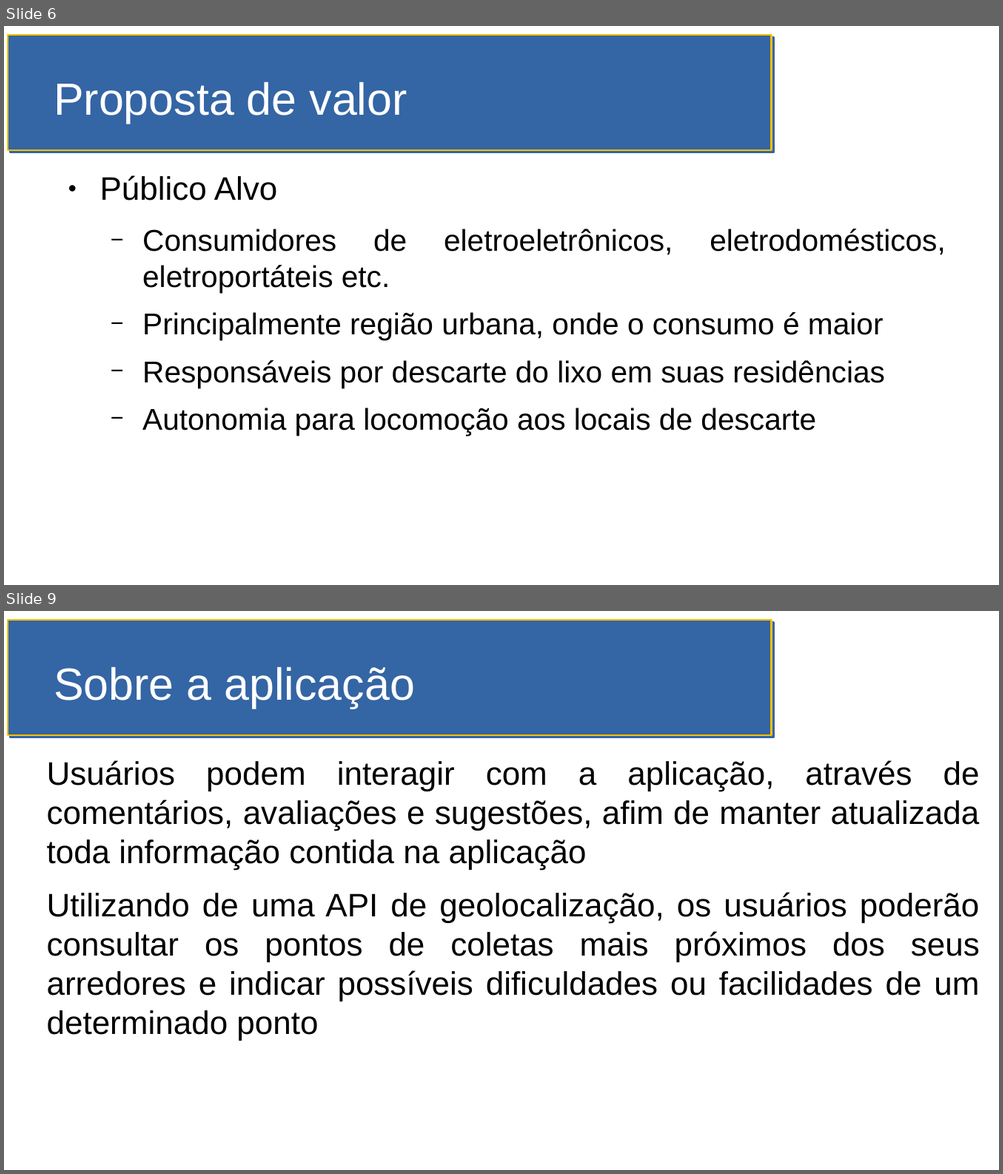
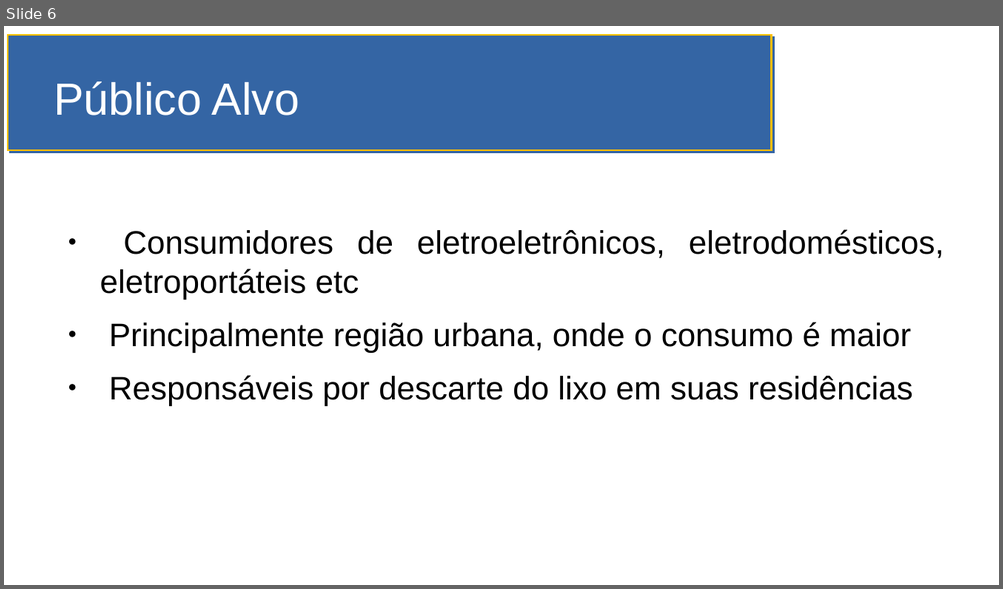
Before and after one commit to MBA-Impacta/mvp-coleta-consciente-descricao, a slide deck: SlidesMVP.odp. Shown one above the other, each under a label of ours: slides 6 and 9 before the commit, slide 6 after it; the slides between them are not shown. The pictures are 1003x1174 and 1003x589 pixels, drawn with LibreOffice and Linux fonts; fonts in the diff are those of the drawing. Boxes give left, top, right and bottom in pixels: in the first picture for what was removed or moved away, otherwise in the second. Text is boxed around its words. In the diff, an @@ line names an element or a change of style, - is before the commit and + after.

```diff
--- a/SlidesMVP.odp
+++ b/SlidesMVP.odp
@@ slide 9 removed at box(4, 611, 999, 1170), background #FFFFFF; not listed: 1 template element that a slide beside it also shows @@
@@ title removed at box(54, 667, 414, 708) @@
-Sobre a aplicação
@@ text removed at box(47, 760, 979, 1040) @@
-Usuários podem interagir com a aplicação, através de comentários, avaliações e sugestões, afim de manter atualizada toda informação contida na aplicação
-Utilizando de uma API de geolocalização, os usuários poderão consultar os pontos de coletas mais próximos dos seus arredores e indicar possíveis dificuldades ou facilidades de um determinado ponto
@@ slide 6 changed as well @@
@@ rectangle removed at box(8, 35, 771, 150) @@
@@ freeform shape added at box(8, 35, 771, 150), fill #3465A4, outline #FFBF00 1.42 pt @@
@@ title at box(54, 82, 299, 116): text changed @@
-Proposta de valor
+Público Alvo
@@ text at box(100, 230, 944, 299): text changed; size 24 to 26 pt @@
-● Público Alvo
-  − Consumidores de eletroeletrônicos, eletrodomésticos, eletroportáteis etc.
+● Consumidores de eletroeletrônicos, eletrodomésticos, eletroportáteis etc
@@ text at box(109, 322, 913, 406): size 24 to 26 pt in "Principalmente região urbana, onde o consumo é ...", "Responsáveis por descarte do lixo em suas ..."; bullet − to ●; list level 2 to 1 in "Principalmente região urbana, onde o ..."; list level 2 to 1 in "Responsáveis por descarte do lixo ..." @@
@@ text at box(142, 408, 816, 436): paragraph removed @@
-  − Autonomia para locomoção aos locais de descarte
```
Also in this commit, not shown: 8 other slides changed, 3 slides added, 6 other slides removed.
